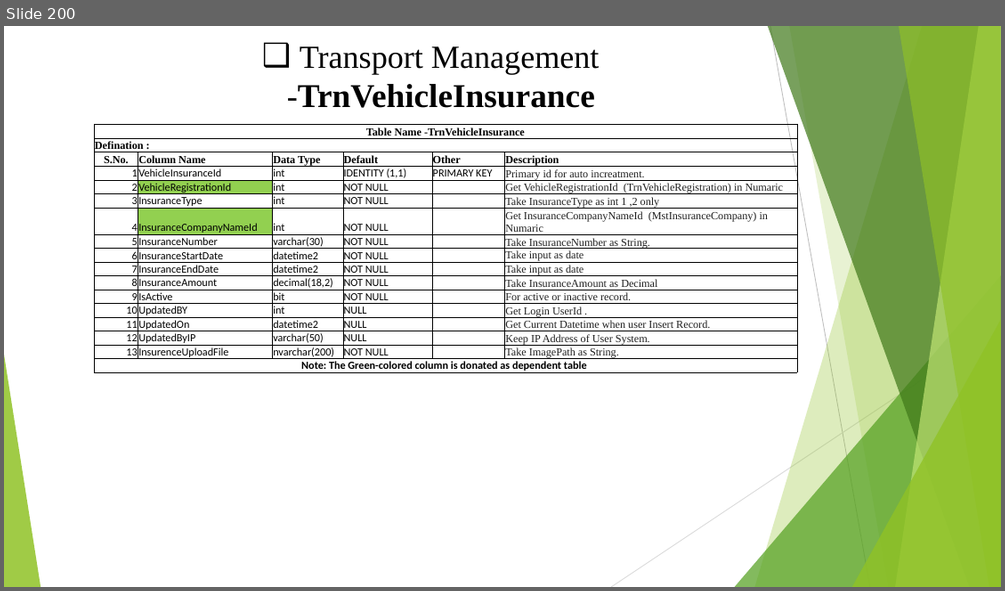
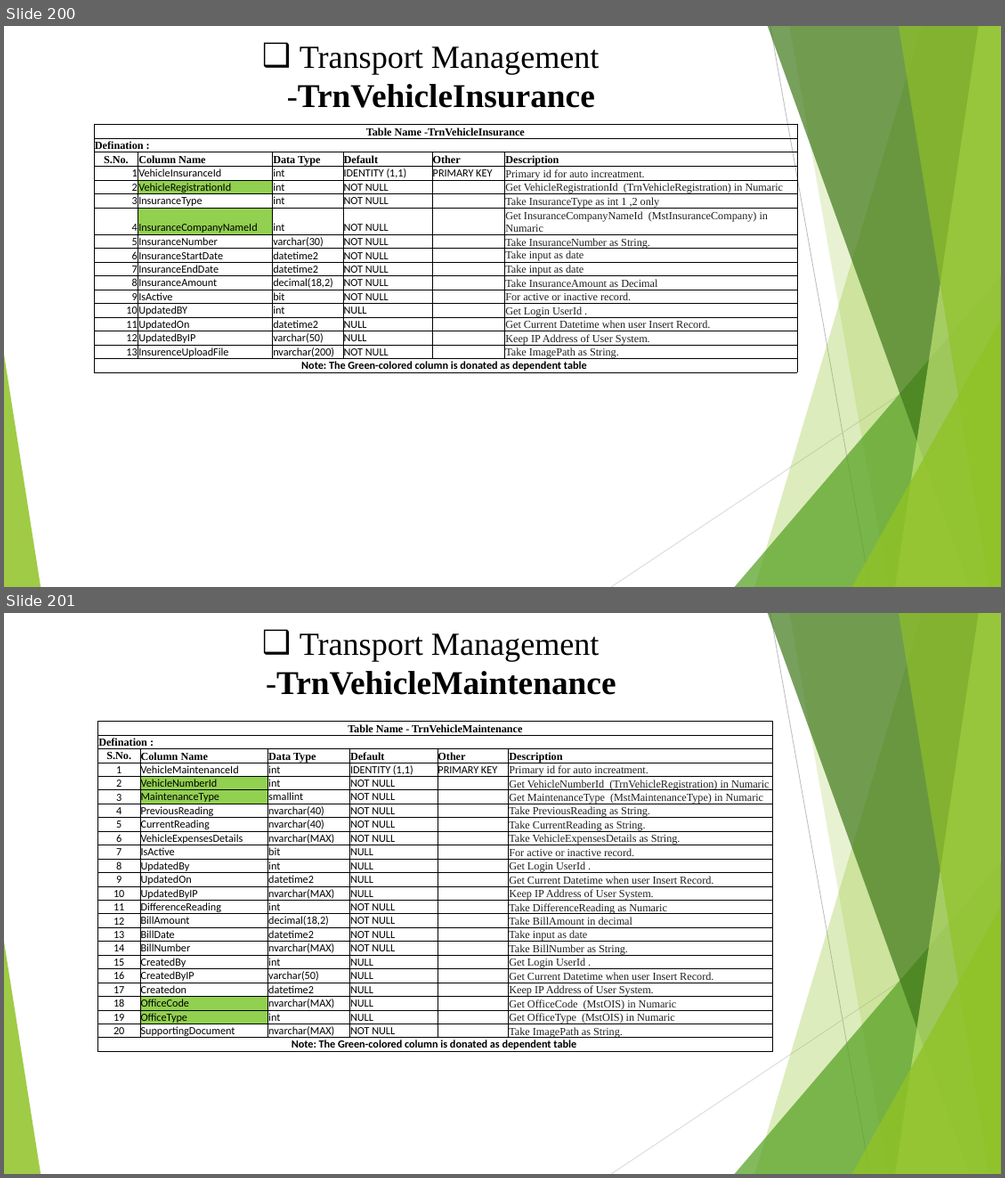
Before and after one commit to SFA-Technologies-Pvt-Ltd/School_EducationPortal3.0_tableSchema, a slide deck: SchoolEducationPortal3.0_DB_Structure_18-05-2024 - Kapil.pptx. Shown one above the other, each under a label of ours: slide 200 before the commit, slides 200 and 201 after it. The pictures are 1005x591 and 1005x1178 pixels, drawn with LibreOffice and Linux fonts; fonts in the diff are those of the drawing. Boxes give left, top, right and bottom in pixels: in the first picture for what was removed or moved away, otherwise in the second. Text is boxed around its words. In the diff, an @@ line names an element or a change of style, - is before the commit and + after.

```diff
--- a/SchoolEducationPortal3.0_DB_Structure_18-05-2024 - Kapil.pptx
+++ b/SchoolEducationPortal3.0_DB_Structure_18-05-2024 - Kapil.pptx
@@ slide 201 added at (x1=4, y1=613, x2=1001, y2=1174), background #FFFFFF; not listed: 10 template elements that a slide beside it also shows @@
@@ text added at (x1=276, y1=633, x2=616, y2=695), 32 pt, text #000000, bold @@
+❑ Transport Management -TrnVehicleMaintenance
@@ table added at (x1=98, y1=721, x2=772, y2=1064), 24 rows, 6 columns @@
+Table Name - TrnVehicleMaintenance |  |  |  |  | 
+Defination : |  |  |  |  | 
+S.No. | Column Name | Data Type | Default | Other | Description
+1 | VehicleMaintenanceId | int | IDENTITY (1,1) | PRIMARY KEY | Primary id for auto increatment.
+2 | VehicleNumberId | int | NOT NULL |  | Get VehicleNumberId (TrnVehicleRegistration) in Numaric
+3 | MaintenanceType | smallint | NOT NULL |  | Get MaintenanceType (MstMaintenanceType) in Numaric
+4 | PreviousReading | nvarchar(40) | NOT NULL |  | Take PreviousReading as String.
+5 | CurrentReading | nvarchar(40) | NOT NULL |  | Take CurrentReading as String.
+6 | VehicleExpensesDetails | nvarchar(MAX) | NOT NULL |  | Take VehicleExpensesDetails as String.
+7 | IsActive | bit | NULL |  | For active or inactive record.
+8 | UpdatedBy | int | NULL |  | Get Login UserId .
+9 | UpdatedOn | datetime2 | NULL |  | Get Current Datetime when user Insert Record.
+10 | UpdatedByIP | nvarchar(MAX) | NULL |  | Keep IP Address of User System.
+11 | DifferenceReading | int | NOT NULL |  | Take DifferenceReading as Numaric
+12 | BillAmount | decimal(18,2) | NOT NULL |  | Take BillAmount in decimal
+13 | BillDate | datetime2 | NOT NULL |  | Take input as date
+14 | BillNumber | nvarchar(MAX) | NOT NULL |  | Take BillNumber as String.
+15 | CreatedBy | int | NULL |  | Get Login UserId .
+16 | CreatedByIP | varchar(50) | NULL |  | Get Current Datetime when user Insert Record.
+17 | Createdon | datetime2 | NULL |  | Keep IP Address of User System.
+18 | OfficeCode | nvarchar(MAX) | NULL |  | Get OfficeCode (MstOIS) in Numaric
+19 | OfficeType | int | NULL |  | Get OfficeType (MstOIS) in Numaric
+20 | SupportingDocument | nvarchar(MAX) | NOT NULL |  | Take ImagePath as String.
+Note: The Green-colored column is donated as dependent table |  |  |  |  | 
```
Also in this commit, not shown: 10 other slides added, 6 slides removed, 10 other files.
